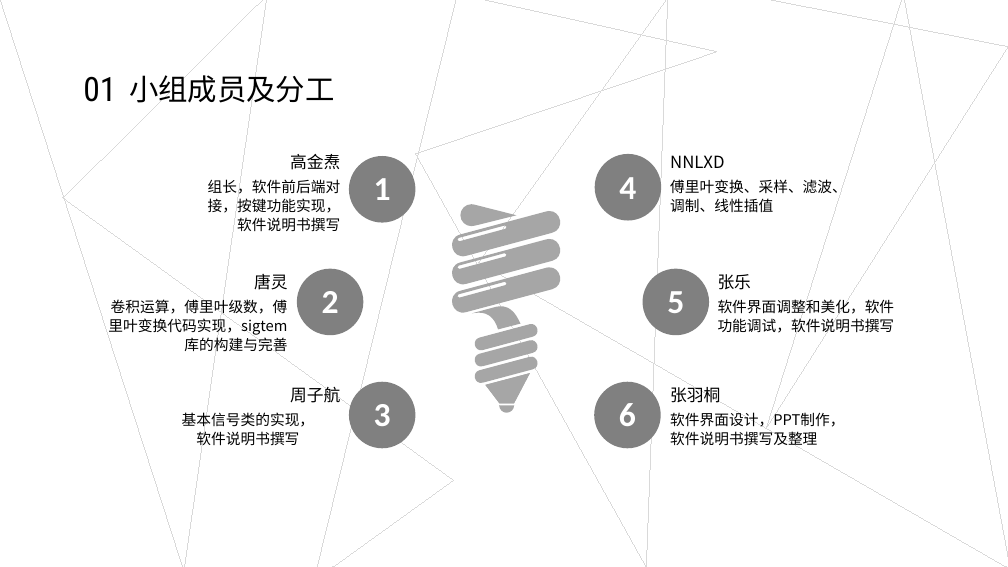
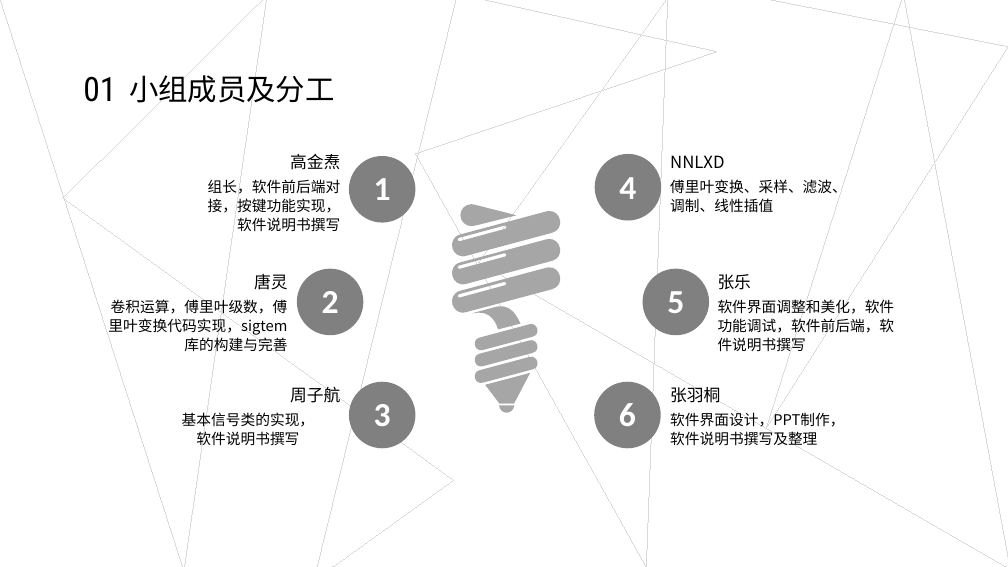
Before and after one commit to Zrau27/EI331-Project, a slide deck: slide 5 of project_report.pptx. Drawn at 1008x567 pixels with LibreOffice and Linux fonts; fonts in the diff are those of the drawing; background and template pictures are left out. Boxes give left, top, right and bottom in pixels: in the first picture for what was removed or moved away, otherwise in the second. Text is boxed around its words. In the diff, an @@ line names an element or a change of style, - is before the commit and + after.

```diff
--- a/project_report.pptx
+++ b/project_report.pptx
@@ text at (718,299,895,351): text changed @@
-软件界面调整和美化，软件功能调试，软件说明书撰写
+软件界面调整和美化，软件功能调试，软件前后端，软件说明书撰写
```
